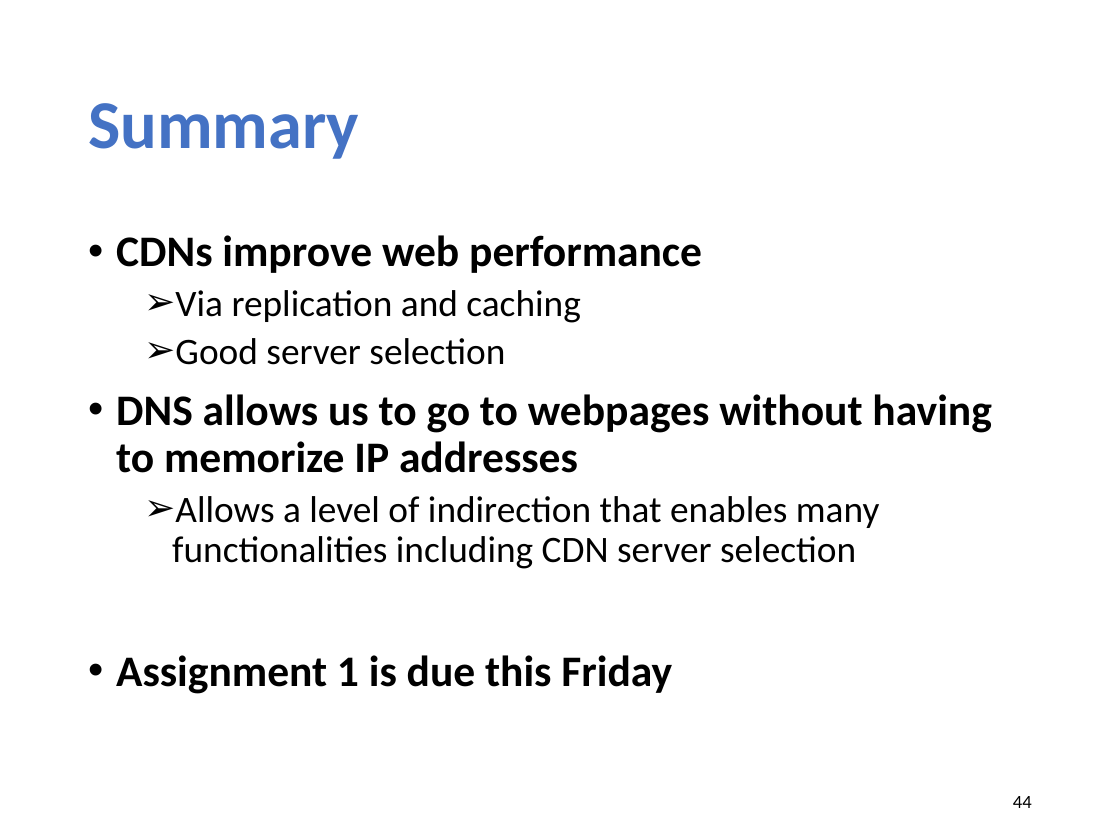
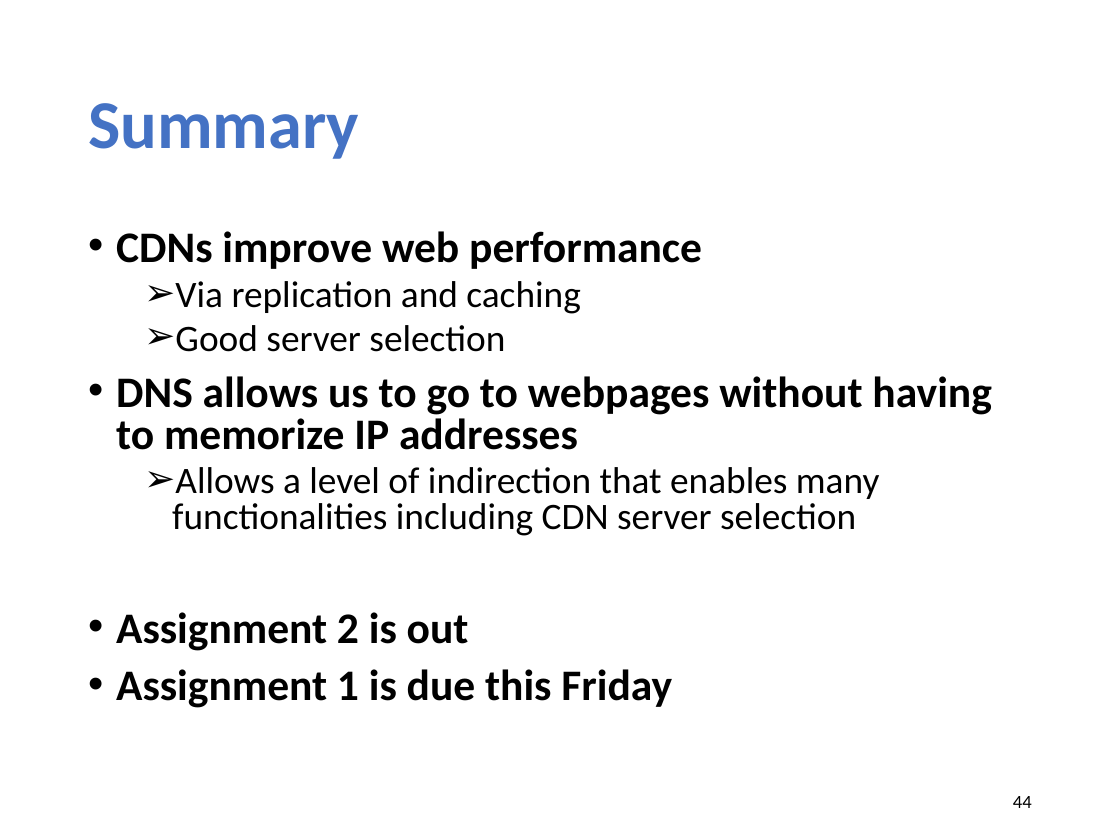
Before and after one commit to xinjin/course-net, a slide deck: slide 44 of slides/lec05_cdn.pptx. Drawn at 1120x840 pixels with LibreOffice and Linux fonts; fonts in the diff are those of the drawing. Boxes give left, top, right and bottom in pixels: in the first picture for what was removed or moved away, otherwise in the second. Text is boxed around its words. In the diff, an @@ line names an element or a change of style, - is before the commit and + after.

Commit message:
update

```diff
--- a/slides/lec05_cdn.pptx
+++ b/slides/lec05_cdn.pptx
@@ text at bbox=[116, 231, 991, 708]: line spacing 0.9 to 0.8 @@
@@ text at bbox=[116, 612, 469, 651]: paragraph added @@
+• Assignment 2 is out
```
